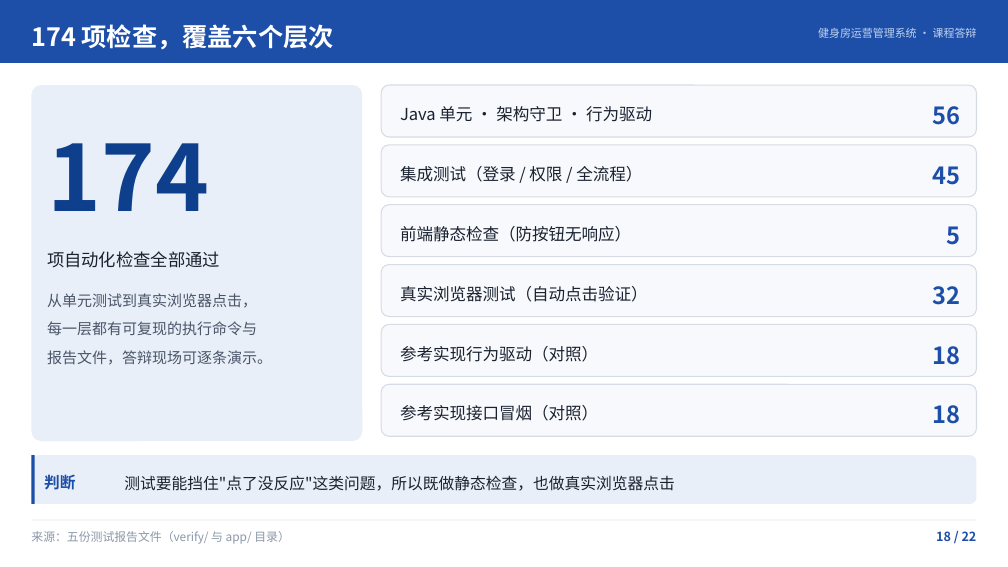
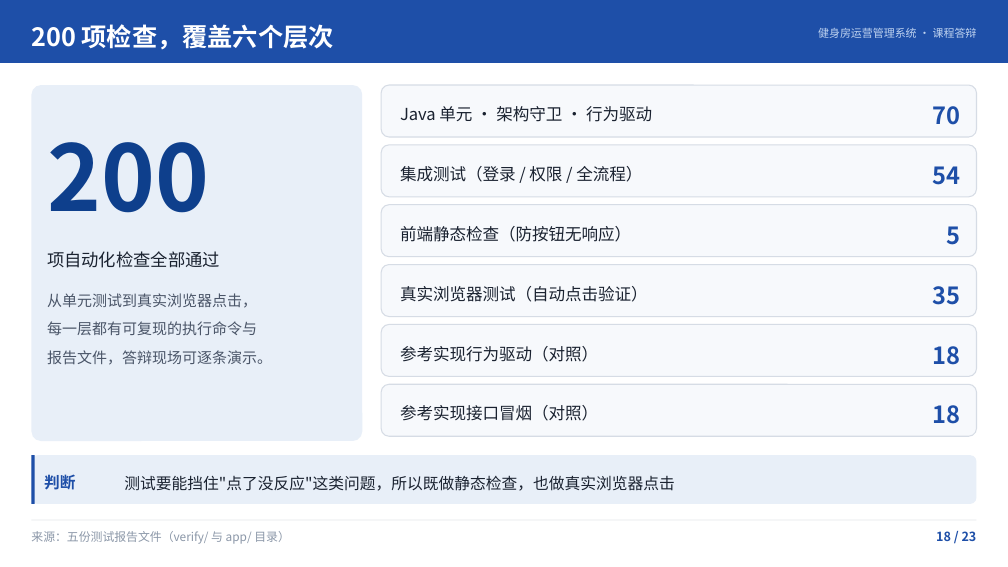
Before and after one commit to site73/gym-management, a slide deck: slide 19 of 10-展示汇报/健身房运营管理系统答辩/健身房运营管理系统答辩.pptx (slide 18 before the commit). Drawn at 1008x567 pixels with LibreOffice and Linux fonts; fonts in the diff are those of the drawing. Boxes give left, top, right and bottom in pixels: in the first picture for what was removed or moved away, otherwise in the second. Text is boxed around its words. In the diff, an @@ line names an element or a change of style, - is before the commit and + after.

```diff
--- a/10-展示汇报/健身房运营管理系统答辩/健身房运营管理系统答辩.pptx
+++ b/10-展示汇报/健身房运营管理系统答辩/健身房运营管理系统答辩.pptx
@@ text at [31,24,334,50]: text changed @@
-174 项检查，覆盖六个层次
+200 项检查，覆盖六个层次
@@ text at [933,106,961,125]: text changed @@
-56
+70
@@ text at [47,142,209,213]: text changed @@
-174
+200
@@ text at [933,166,961,185]: text changed @@
-45
+54
@@ text at [933,286,961,305]: text changed @@
-32
+35
```
Also in this commit, not shown: 18 other slides changed, 1 slide added, 26 other files.
